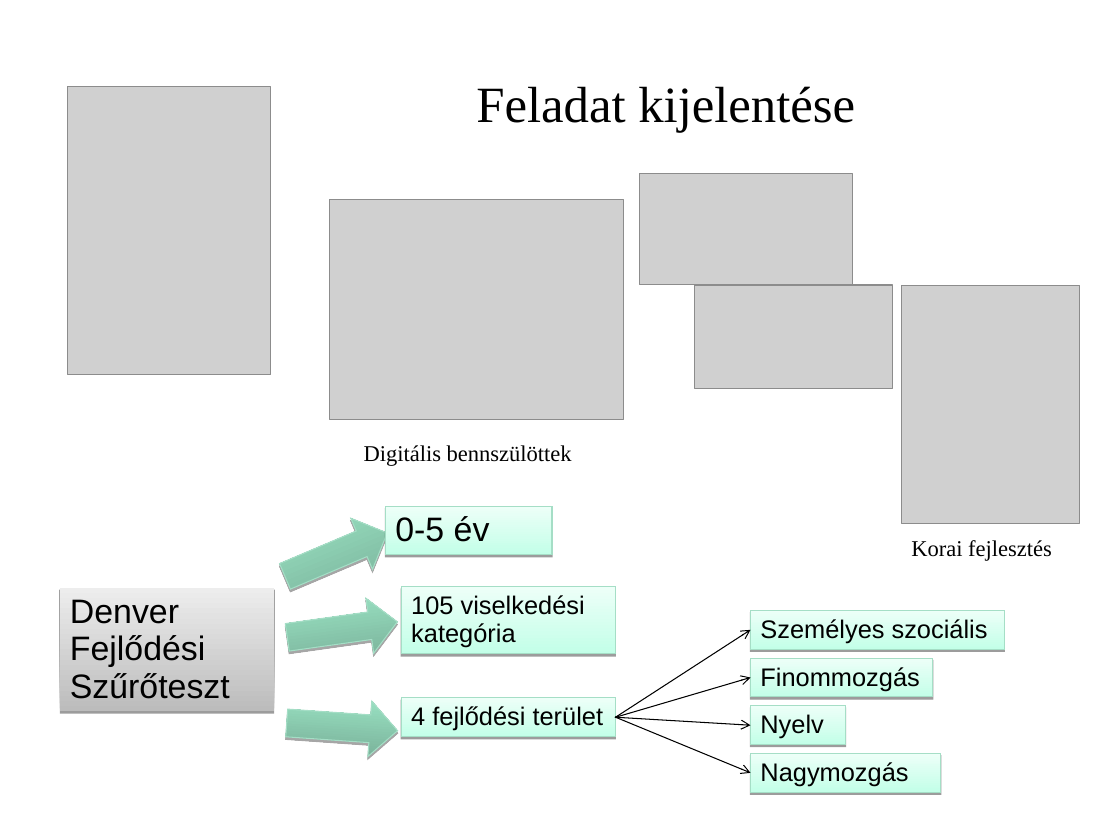
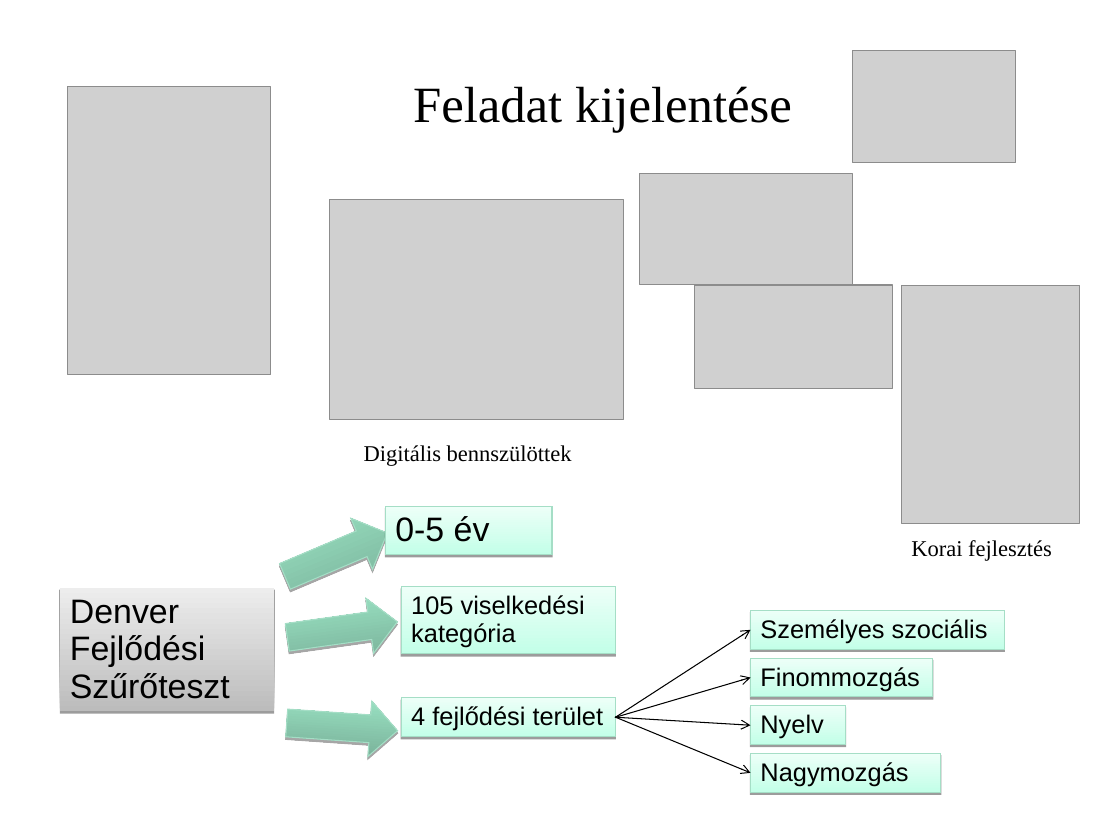
Before and after one commit to necrology27/babybook, a slide deck: slide 2 of prezentation/LeadingSoft_projekt.ppt. Drawn at 1120x840 pixels with LibreOffice and Linux fonts; fonts in the diff are those of the drawing; grey boxes stand for pictures; background and template pictures are left out. Boxes give left, top, right and bottom in pixels: in the first picture for what was removed or moved away, otherwise in the second. Text is boxed around its words. In the diff, an @@ line names an element or a change of style, - is before the commit and + after.

```diff
--- a/prezentation/LeadingSoft_projekt.ppt
+++ b/prezentation/LeadingSoft_projekt.ppt
@@ picture added at (x1=853, y1=51, x2=1016, y2=163) @@
@@ text "Feladat kijelentése" moved from (x1=476, y1=86, x2=855, y2=133) to (x1=413, y1=86, x2=792, y2=133) @@
```
Also in this commit, not shown: 3 other slides changed, 1 slide added, 1 slide removed.
